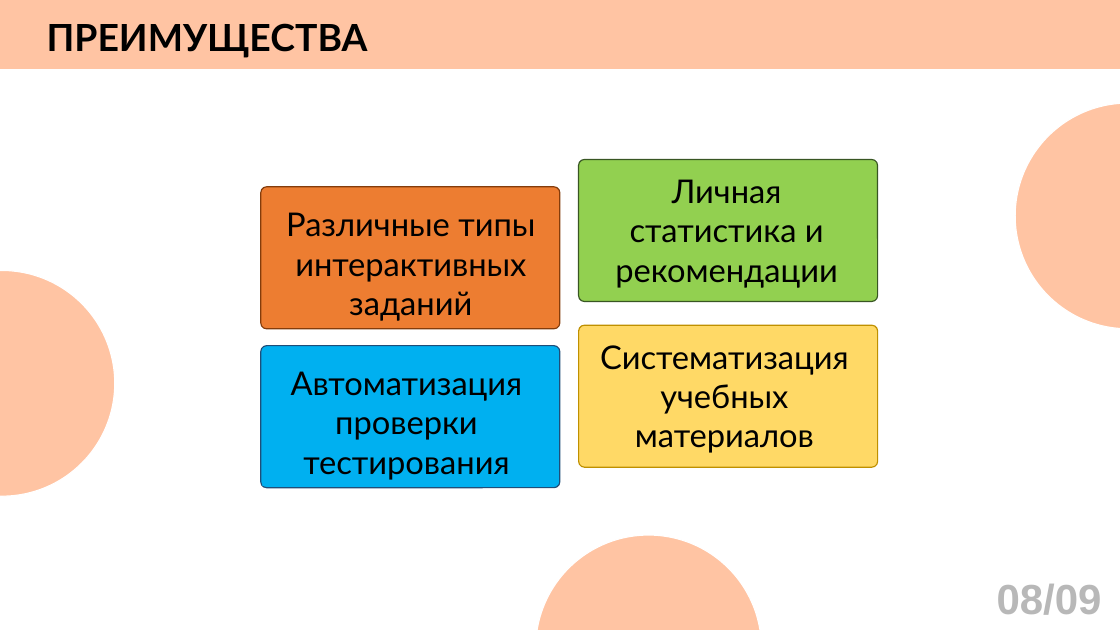
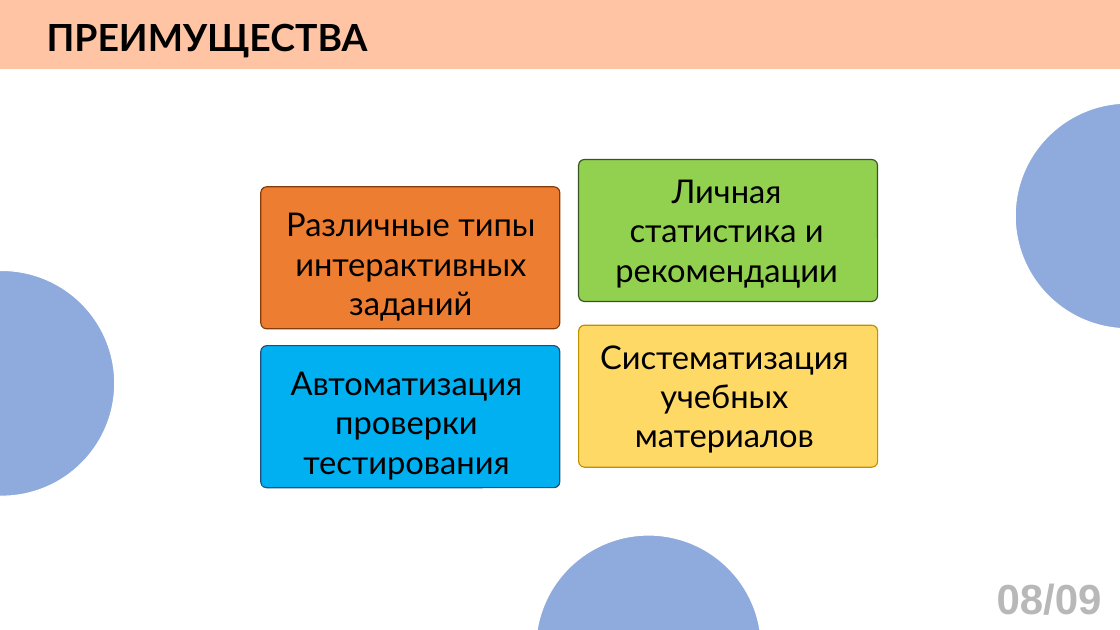
Before and after one commit to AngelGrinota/presentation, a slide deck: slide 8 of презентация.pptx. Drawn at 1120x630 pixels with LibreOffice and Linux fonts; fonts in the diff are those of the drawing. Boxes give left, top, right and bottom in pixels: in the first picture for what was removed or moved away, otherwise in the second. Text is boxed around its words. In the diff, an @@ line names an element or a change of style, - is before the commit and + after.

```diff
--- a/презентация.pptx
+++ b/презентация.pptx
@@ fill #FFC4A3 to #8FAADC in 3 elements at bbox=[1016, 103, 1120, 329], bbox=[0, 271, 115, 497], bbox=[536, 535, 762, 630] @@
```
Also in this commit, not shown: 6 other slides changed, 1 other file.
